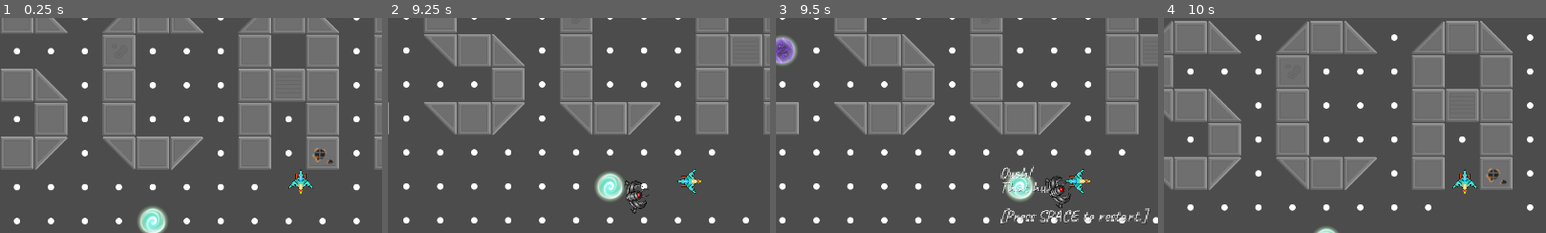
Above: before the commit, frames 1-4 (left to right).
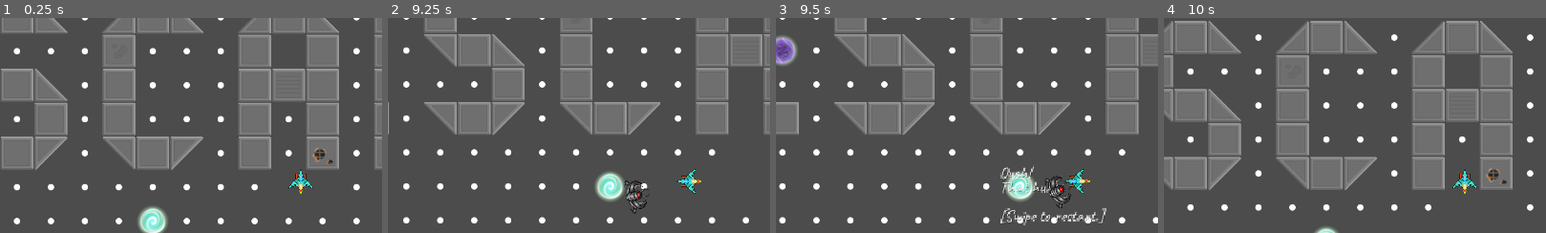
Above: after the commit, the same moments.

Repository: mordae/mravenec
Game: Godot game, scene res://Level1.tscn
The game is run twice, just before and just after one commit, with the same random seed, the same clock (stepped at 60 frames per second) and the same inputs.
Inputs (mouse positions are % of the whole screen's width and height, from its top left):
- Up to frame 1 (0.25 s): no input
- Up to frame 2 (9.25 s): tap Enter (ui_accept) at 0.5, 0.6, 0.77, 1.07, 1.35, 1.52, 1.82, 2.1, 2.85, 3.02, 3.32, 3.6, 3.77, 4.07, 4.35, 4.52, 4.82, 5.1, 5.85, 6.02, 6.32, 6.6, 6.77, 7.07, 7.35, 7.52, 7.82, 8.1, 8.85, 9.02 s; move the mouse to (72, 45) at 0.52 s; hold Right (ui_right) 0.53-1.28 s; move the mouse to (30, 55) at 1.27 s; hold Down (ui_down) 1.28-2.03 s; move the mouse to (60, 28) at 2.02 s; hold Right (ui_right) 2.03-2.78 s; move the mouse to (45, 70) at 2.77 s; hold Up (ui_up) 2.78-3.53 s; move the mouse to (80, 65) at 3.52 s; hold Left (ui_left) 3.53-5.03 s; move the mouse to (20, 35) at 4.27 s; move the mouse to (55, 50) at 5.02 s; hold Down (ui_down) 5.03-5.78 s; move the mouse to (35, 25) at 5.77 s; hold Right (ui_right) 5.78-6.53 s; move the mouse to (72, 45) at 6.52 s; hold Up (ui_up) 6.53-7.28 s; move the mouse to (30, 55) at 7.27 s; hold Right (ui_right) 7.28-8.03 s; move the mouse to (60, 28) at 8.02 s; hold Down (ui_down) 8.03-8.78 s; move the mouse to (45, 70) at 8.77 s; hold Left (ui_left) from 8.78 s (still down)
- Up to frame 3 (9.5 s): keep holding Left (ui_left); tap Enter (ui_accept) at 9.32 s
- Up to frame 4 (10 s): tap Space at 9.5 s; move the mouse to (80, 65) at 9.52 s; release Left (ui_left) at 9.53 s; hold Up (ui_up) from 9.53 s (still down); tap Enter (ui_accept) at 9.6, 9.77 s
The pictures show only the part of the screen within x 11-61%, y 12-62%; the shares and areas given below are measured in that part.

Frames 1-2 are identical in both runs. In frame 3, 1.0% of the frame differs, in the area x 60-98%, y 88-97%; in frame 4, nothing differs.

Commit message:
Add Android support
Signed-off-by: Jan Hamal Dvořák <mordae@anilinux.org>

Diff:
--- a/Player.gd
+++ b/Player.gd
@@ -20,31 +20,56 @@
 	dead = true
 	collision_layer = 0
 	$Anim.stop()
-	$Ouch.show()
+
+	if OS.has_touchscreen_ui_hint():
+		$OuchTouch.show()
+	else:
+		$OuchKeyboard.show()
 
 func _input(event: InputEvent) -> void:
 	if event.is_action('ui_cancel'):
 		get_tree().quit()
 
 	if dead:
-		if event.is_action('ui_accept'):
+		if event.is_action('ui_accept') or event is InputEventScreenDrag:
 			var res = get_tree().change_scene("res://Level1.tscn")
 			assert(res == OK)
 			Game.reset()
 
 		return
 
+	if event is InputEventMouse:
+		if event.button_mask:
+			var dx = event.position.x - position.x
+			var dy = event.position.y - position.y
+
+			if abs(dx) > abs(dy):
+				if dx > 0:
+					direction = RIGHT
+				else:
+					direction = LEFT
+			else:
+				if dy > 0:
+					direction = DOWN
+				else:
+					direction = UP
+
 	if event.is_action_pressed('ui_left'):
 		direction = LEFT
-		$Anim.rotation_degrees = -90
 	elif event.is_action_pressed('ui_right'):
 		direction = RIGHT
-		$Anim.rotation_degrees = 90
 	elif event.is_action_pressed('ui_up'):
 		direction = UP
-		$Anim.rotation_degrees = 0
 	elif event.is_action_pressed('ui_down'):
 		direction = DOWN
+
+	if direction == LEFT:
+		$Anim.rotation_degrees = -90
+	elif direction == RIGHT:
+		$Anim.rotation_degrees = 90
+	elif direction == UP:
+		$Anim.rotation_degrees = 0
+	elif direction == DOWN:
 		$Anim.rotation_degrees = 180
 
 func _physics_process(_delta: float) -> void:
--- a/Player.tscn
+++ b/Player.tscn
@@ -76,7 +76,7 @@
 stream = ExtResource( 5 )
 volume_db = -6.0
 
-[node name="Ouch" type="Label" parent="."]
+[node name="OuchKeyboard" type="Label" parent="."]
 visible = false
 margin_left = -146.0
 margin_top = -29.0
@@ -89,3 +89,17 @@
 That hurt.
 
 [Press SPACE to restart.]"
+
+[node name="OuchTouch" type="Label" parent="."]
+visible = false
+margin_left = -146.0
+margin_top = -29.0
+margin_right = 147.0
+margin_bottom = 80.0
+custom_colors/font_color = Color( 1, 1, 1, 1 )
+custom_colors/font_color_shadow = Color( 0, 0, 0, 0.498039 )
+custom_fonts/font = SubResource( 145 )
+text = "Ouch!
+That hurt.
+
+[Swipe to restart.]"
Not shown, changed: .gitignore
Not shown, added: debug.keystore
